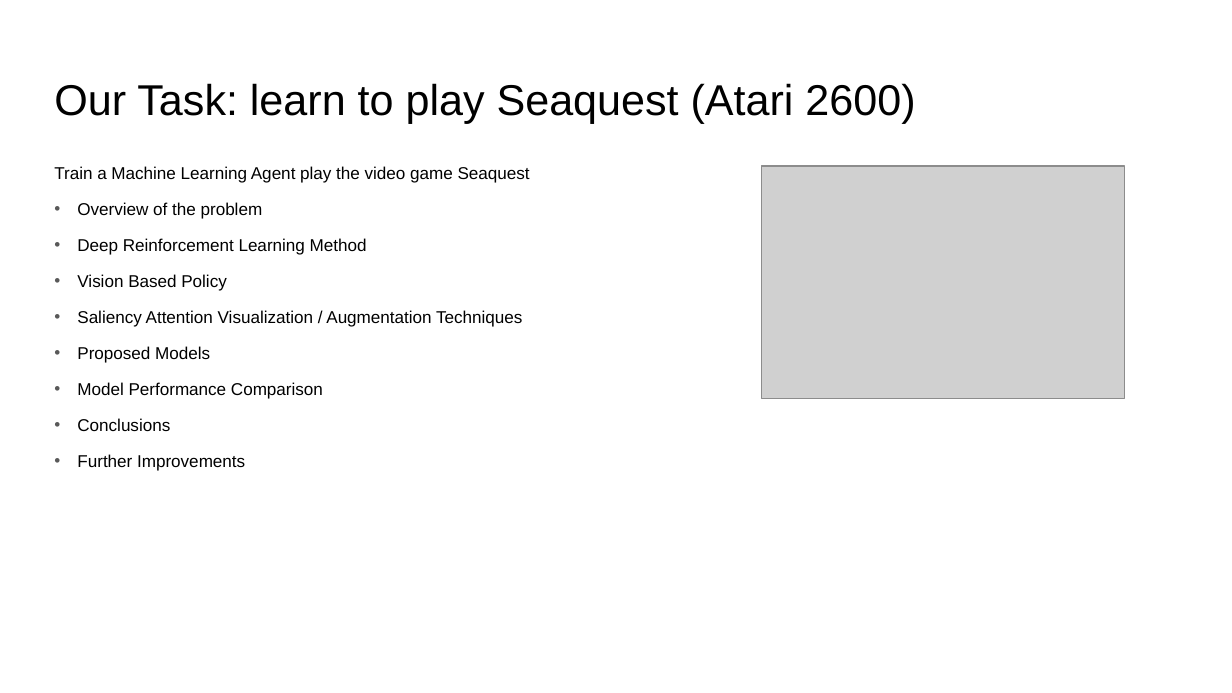
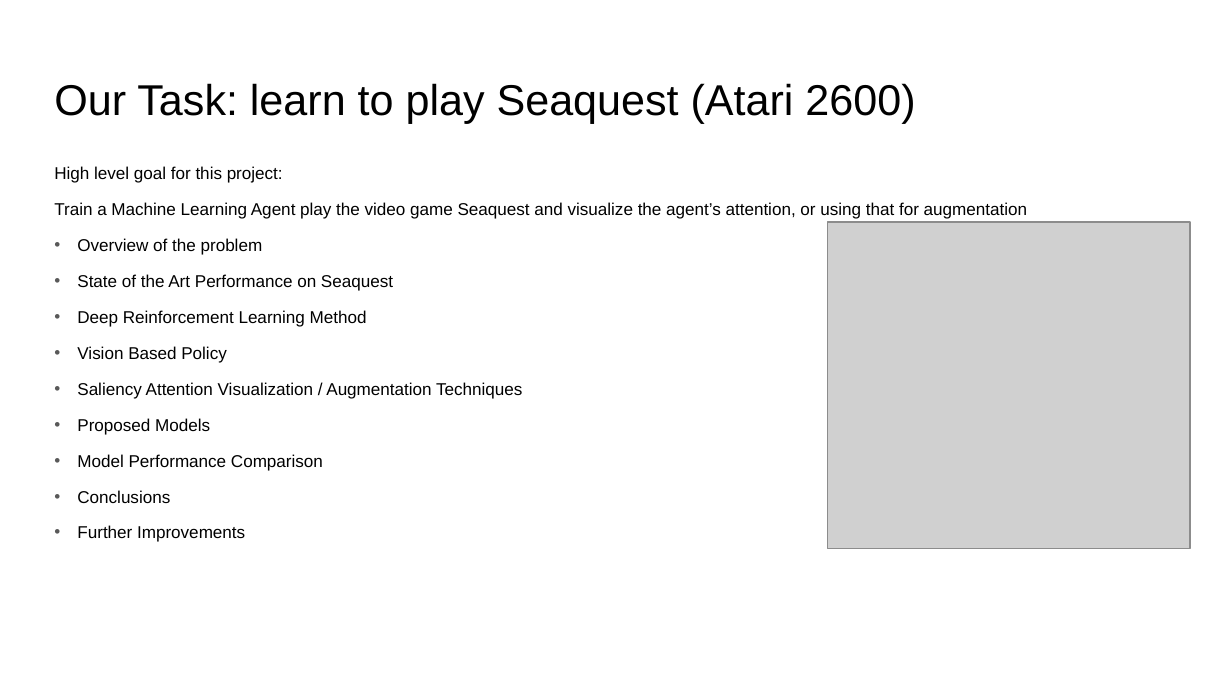
Before and after one commit to Stevenhunter167/Towards-Interpretable-Reinforcement-Learning-Using-Attention-Augmented-Agents-Replication, a slide deck: slide 2 of Presentation.pptx. Drawn at 1232x693 pixels with LibreOffice and Linux fonts; fonts in the diff are those of the drawing; grey boxes stand for pictures. Boxes give left, top, right and bottom in pixels: in the first picture for what was removed or moved away, otherwise in the second. Text is boxed around its words. In the diff, an @@ line names an element or a change of style, - is before the commit and + after.

```diff
--- a/Presentation.pptx
+++ b/Presentation.pptx
@@ text at <box>54,166,1027,219</box>: text changed @@
-Train a Machine Learning Agent play the video game Seaquest
+High level goal for this project:
+Train a Machine Learning Agent play the video game Seaquest and visualize the agent’s attention, or using that for augmentation
@@ picture: place and size @@
-picture at <box>761,166,1124,399</box>
+picture at <box>828,222,1190,548</box>
@@ text at <box>77,274,393,291</box>: paragraph added @@
+• State of the Art Performance on Seaquest
```
Also in this commit, not shown: 12 other slides changed, 1 slide added, 1 other file.
